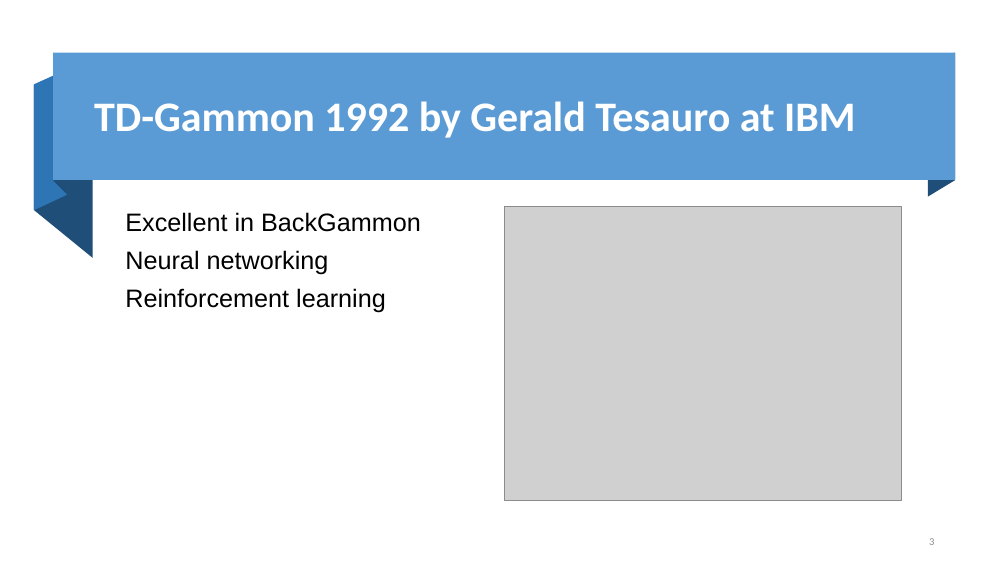
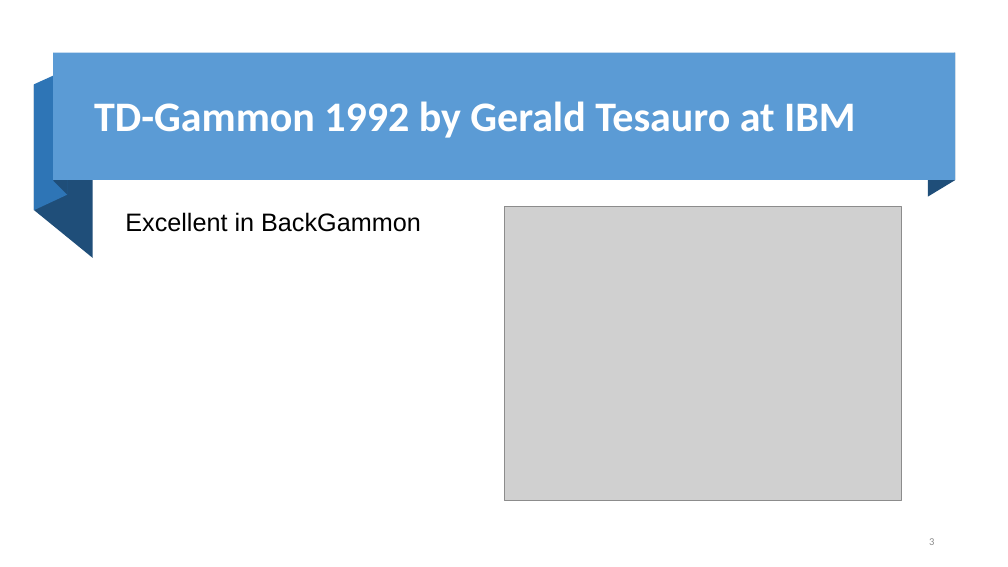
Before and after one commit to fanchuanster/uwinds, a slide deck: slide 3 of docs/8700AI/game in AI.pptx. Drawn at 1008x567 pixels with LibreOffice and Linux fonts; fonts in the diff are those of the drawing; grey boxes stand for pictures; background and template pictures are left out. Boxes give left, top, right and bottom in pixels: in the first picture for what was removed or moved away, otherwise in the second. Text is boxed around its words. In the diff, an @@ line names an element or a change of style, - is before the commit and + after.

```diff
--- a/docs/8700AI/game in AI.pptx
+++ b/docs/8700AI/game in AI.pptx
@@ text at [125,250,386,312]: paragraphs removed @@
-Neural networking
-Reinforcement learning
```
Also in this commit, not shown: 4 other slides changed, 2 slides added.
